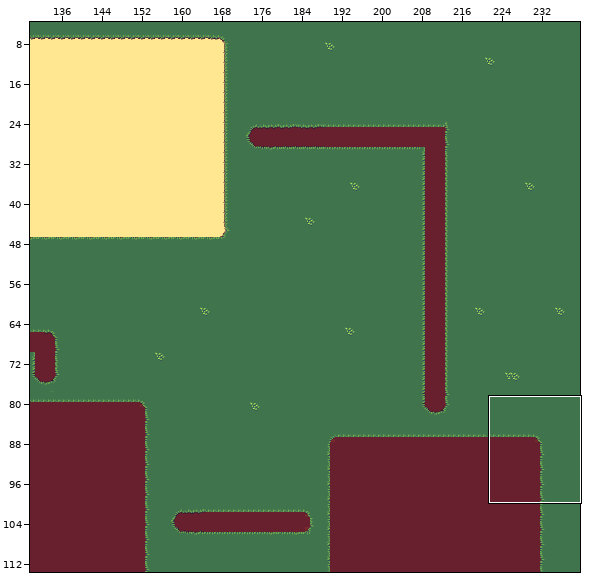
A Tiled map (JSON) gets an edit: assets/Tilemaps/bgmap2.json. Above, an overview of the earlier version with the close-up marked.
Close-up. First the earlier version:
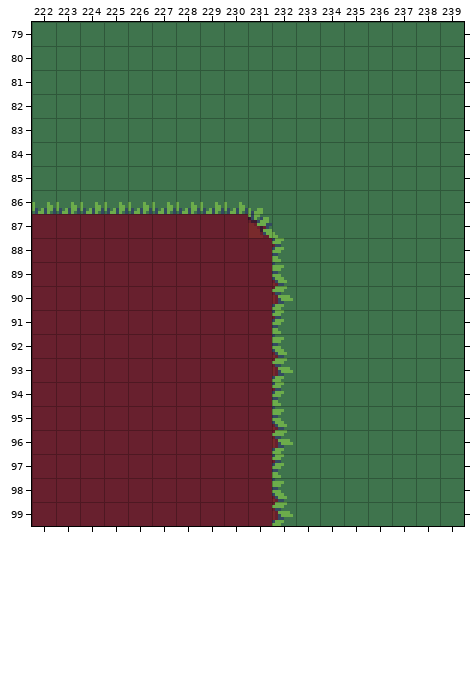
Cells are 8x8 px. Shown: x 222..239, y 79..99. The commit also changed other parts of the map, which this record leaves out.
Once edited:
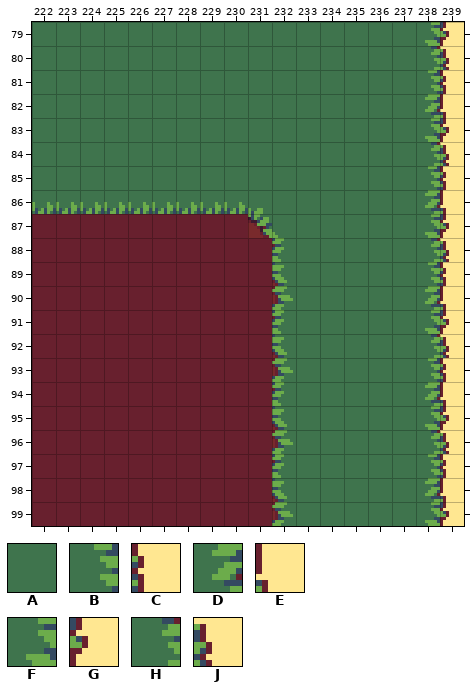
Key: from "sheet": A 0, B 768, C 769, D 816, E 817, F 864, G 865, H 912, J 913.
_ is an empty cell.
The edit:
Layer "Below":
The author changed tile A to tile B in row 81 at x 238; in row 85 at x 238; in row 89 at x 238; in row 93 at x 238; in row 97 at x 238.
The author changed tile A to tile C in row 81 at x 239; in row 85 at x 239; in row 89 at x 239; in row 93 at x 239; in row 97 at x 239.
The author changed tile A to tile D in row 82 at x 238; in row 86 at x 238; in row 90 at x 238; in row 94 at x 238; in row 98 at x 238.
The author changed tile A to tile E in row 82 at x 239; in row 86 at x 239; in row 90 at x 239; in row 94 at x 239; in row 98 at x 239.
The author changed tile A to tile F in row 79 at x 238; in row 83 at x 238; in row 87 at x 238; in row 91 at x 238; in row 95 at x 238; in row 99 at x 238.
The author changed tile A to tile G in row 79 at x 239; in row 83 at x 239; in row 87 at x 239; in row 91 at x 239; in row 95 at x 239; in row 99 at x 239.
The author changed tile A to tile H in row 80 at x 238; in row 84 at x 238; in row 88 at x 238; in row 92 at x 238; in row 96 at x 238.
The author changed tile A to tile J in row 80 at x 239; in row 84 at x 239; in row 88 at x 239; in row 92 at x 239; in row 96 at x 239.
Pixel boxes of the changes (left, top, right, bottom) in both close-ups:
changed: (425, 22, 464, 526)
